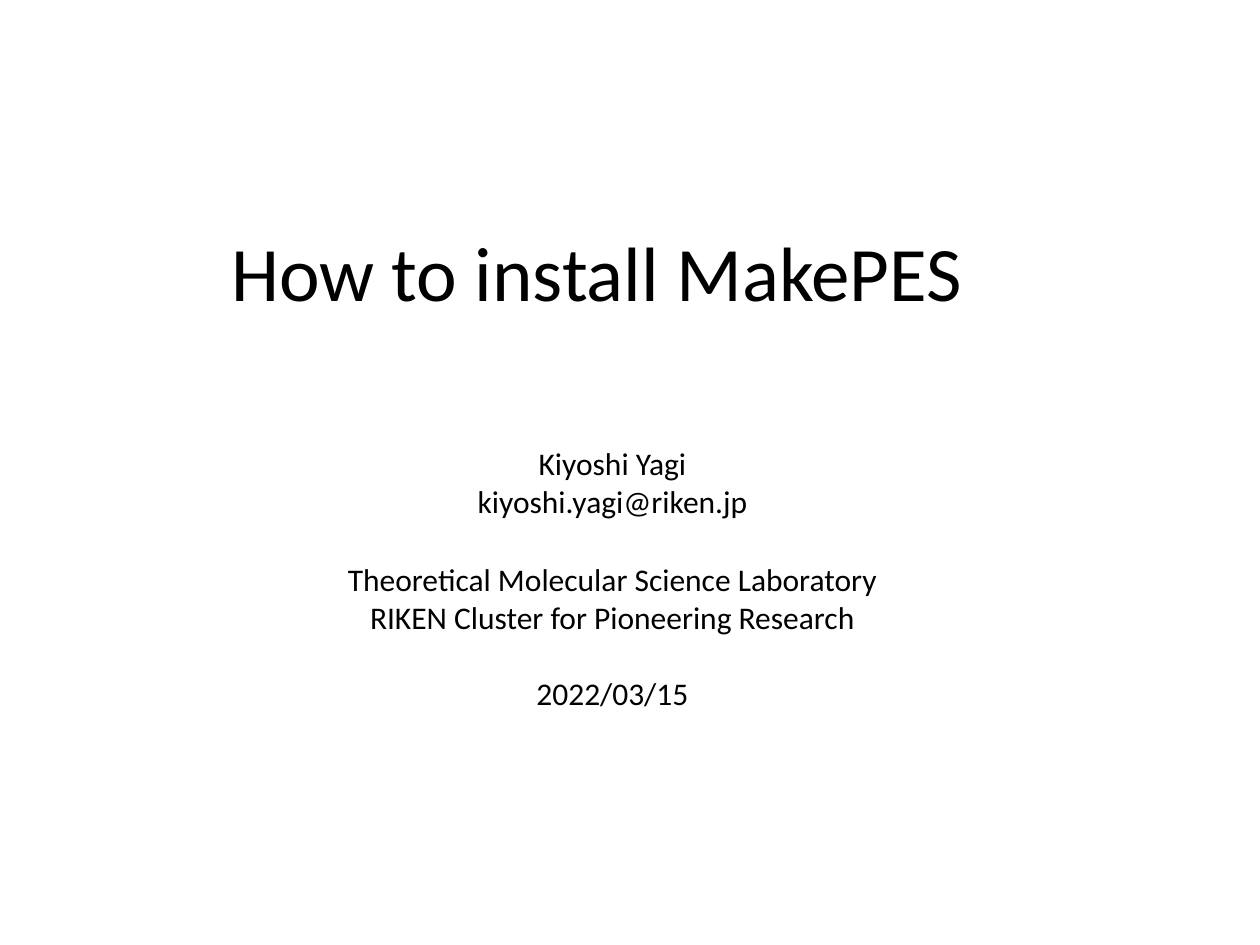
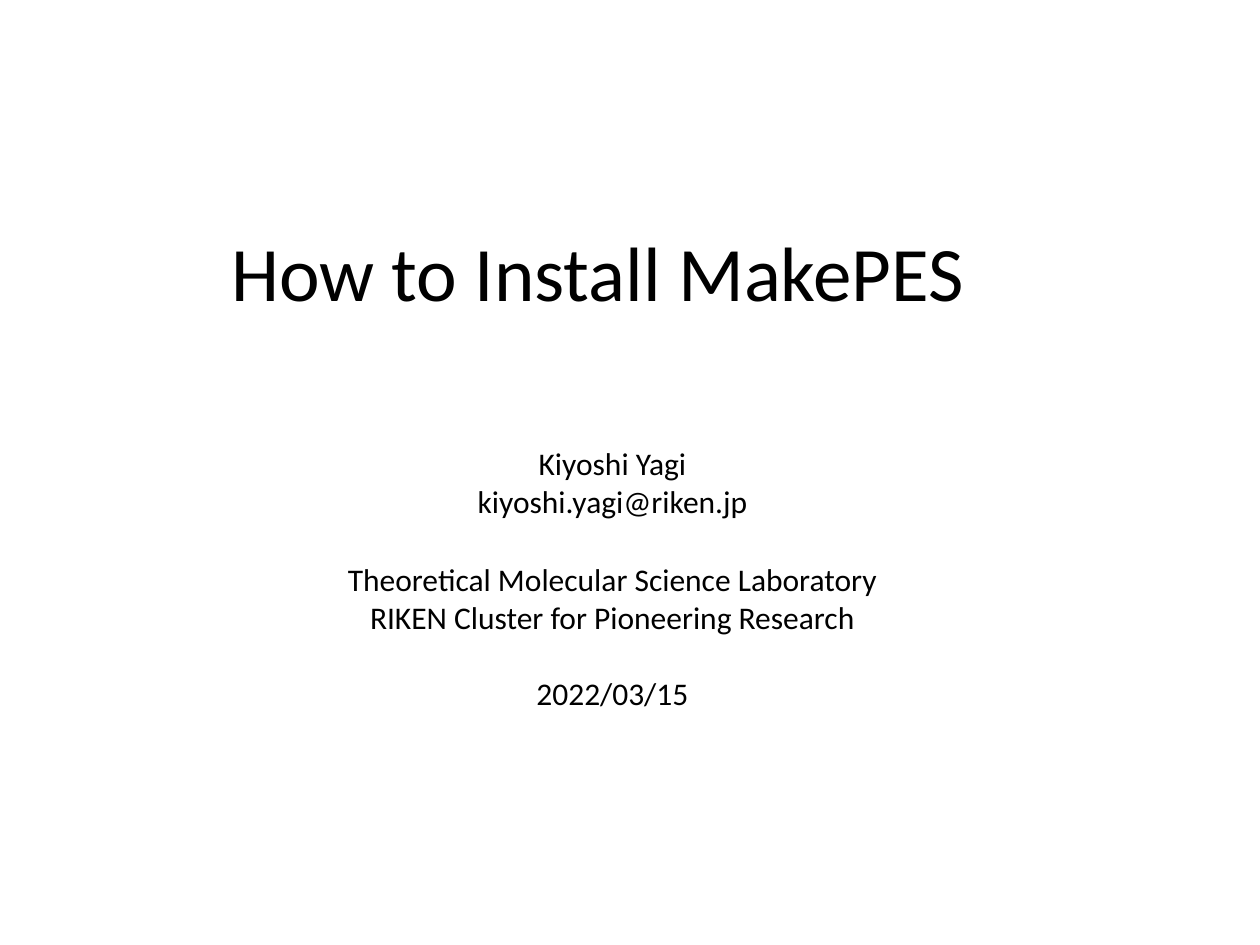
Before and after one commit to yagikiyoshi/sindo, a slide deck: slide 1 of doc/MakePES/install_MakePES.pptx. Drawn at 1260x945 pixels with LibreOffice and Linux fonts; fonts in the diff are those of the drawing. Boxes give left, top, right and bottom in pixels: in the first picture for what was removed or moved away, otherwise in the second. Text is boxed around its words. In the diff, an @@ line names an element or a change of style, - is before the commit and + after.

```diff
--- a/doc/MakePES/install_MakePES.pptx
+++ b/doc/MakePES/install_MakePES.pptx
@@ text at (x1=231, y1=247, x2=963, y2=302): text changed @@
-How to install MakePES
+How to Install MakePES
```
Also in this commit, not shown: 10 other files.
